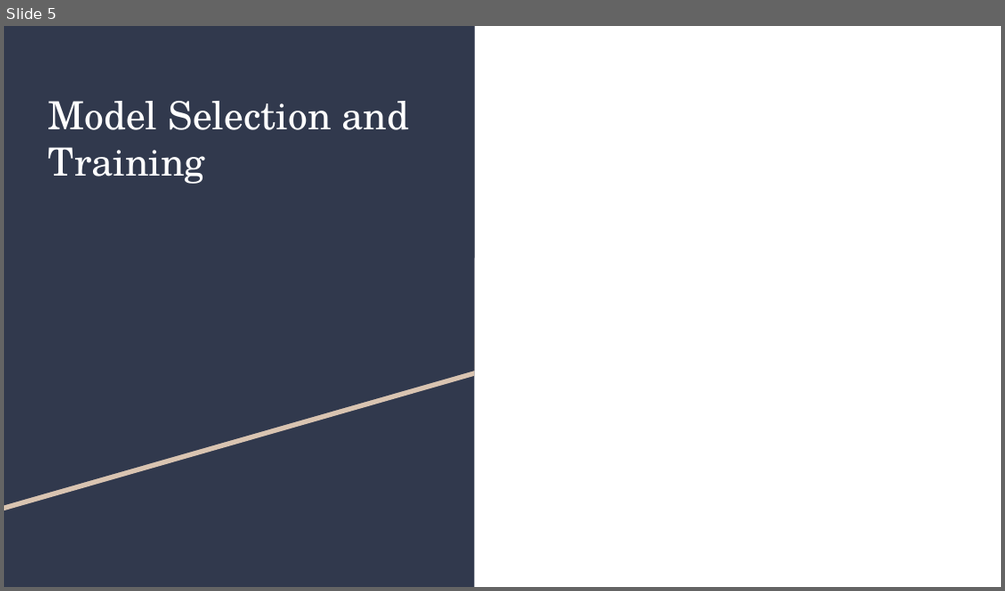
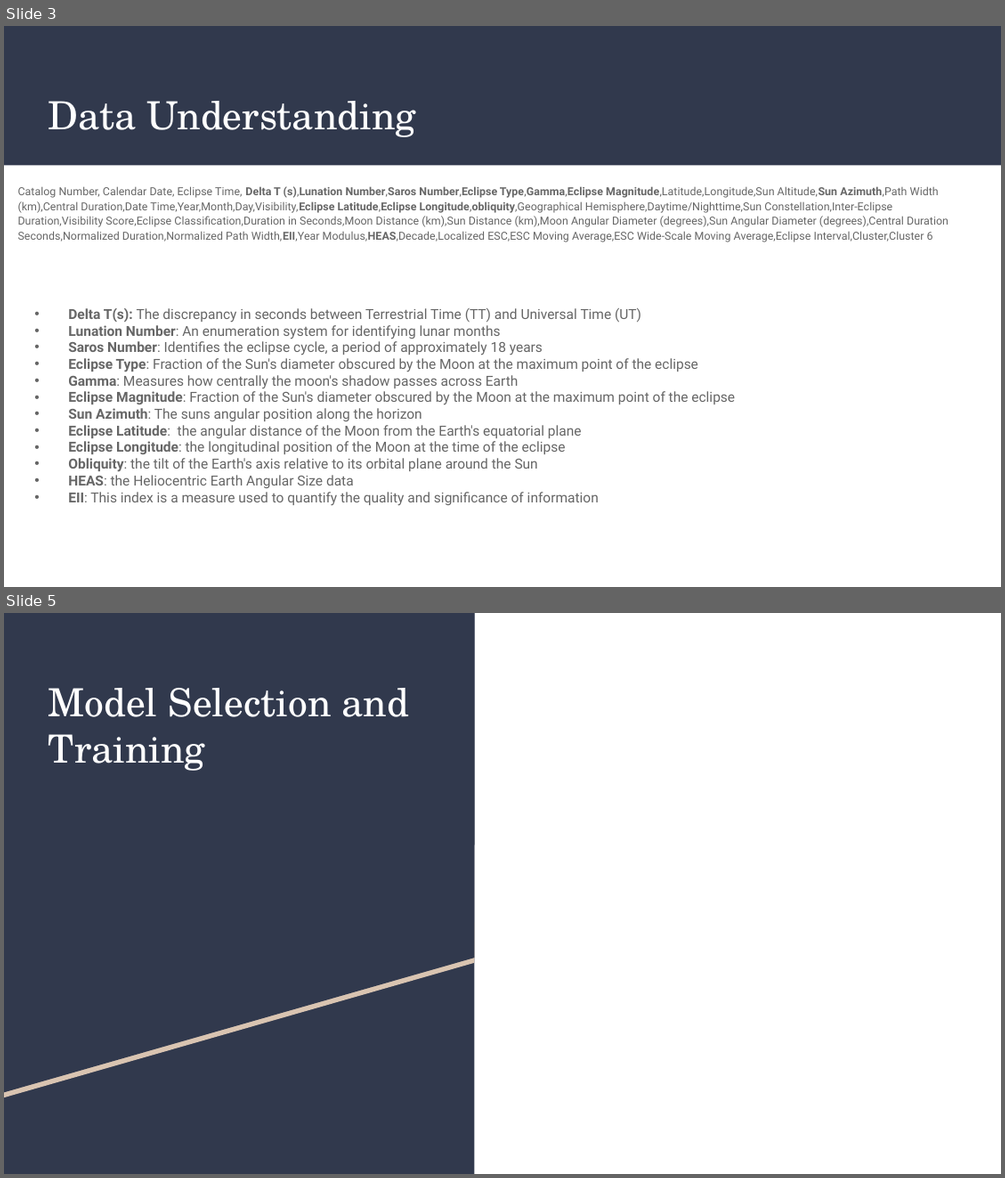
Before and after one commit to dylondark/aml-project3, a slide deck: AML Project 3.pptx. Shown one above the other, each under a label of ours: slide 5 before the commit, slides 3 and 5 after it; the slides between them are not shown. The pictures are 1005x591 and 1005x1178 pixels, drawn with LibreOffice and Linux fonts; fonts in the diff are those of the drawing. Boxes give left, top, right and bottom in pixels: in the first picture for what was removed or moved away, otherwise in the second. Text is boxed around its words. In the diff, an @@ line names an element or a change of style, - is before the commit and + after.

Commit message:
Fill out data understanding and feature engineering slides

```diff
--- a/AML Project 3.pptx
+++ b/AML Project 3.pptx
@@ slide 3 added at (x1=4, y1=26, x2=1001, y2=587), background #FFFFFF @@
@@ rectangle added at (x1=4, y1=26, x2=1001, y2=166), fill #31394D @@
@@ title added at (x1=48, y1=101, x2=416, y2=137), 28 pt, text #FFFFFF @@
+Data Understanding
@@ text added at (x1=18, y1=186, x2=948, y2=242), 8 pt, text #666666 @@
+Catalog Number, Calendar Date, Eclipse Time, Delta T (s),Lunation Number,Saros Number,Eclipse Type,Gamma,Eclipse Magnitude,Latitude,Longitude,Sun Altitude,Sun Azimuth,Path Width (km),Central Duration,Date Time,Year,Month,Day,Visibility,Eclipse Latitude,Eclipse Longitude,obliquity,Geographical Hemisphere,Daytime/Nighttime,Sun Constellation,Inter-Eclipse Duration,Visibility Score,Eclipse Classification,Duration in Seconds,Moon Distance (km),Sun Distance (km),Moon Angular Diameter (degrees),Sun Angular Diameter (degrees),Central Duration Seconds,Normalized Duration,Normalized Path Width,EII,Year Modulus,HEAS,Decade,Localized ESC,ESC Moving Average,ESC Wide-Scale Moving Average,Eclipse Interval,Cluster,Cluster 6
@@ text added at (x1=68, y1=308, x2=735, y2=506), 10 pt, text #666666 @@
+• Delta T(s): The discrepancy in seconds between Terrestrial Time (TT) and Universal Time (UT)
+• Lunation Number: An enumeration system for identifying lunar months
+• Saros Number: Identifies the eclipse cycle, a period of approximately 18 years
+• Eclipse Type: Fraction of the Sun's diameter obscured by the Moon at the maximum point of the eclipse
+• Gamma: Measures how centrally the moon's shadow passes across Earth
+• Eclipse Magnitude: Fraction of the Sun's diameter obscured by the Moon at the maximum point of the eclipse
+• Sun Azimuth: The suns angular position along the horizon
+• Eclipse Latitude: the angular distance of the Moon from the Earth's equatorial plane
+• Eclipse Longitude: the longitudinal position of the Moon at the time of the eclipse
+• Obliquity: the tilt of the Earth's axis relative to its orbital plane around the Sun
+• HEAS: the Heliocentric Earth Angular Size data
+• EII: This index is a measure used to quantify the quality and significance of information
```
Also in this commit, not shown: 1 other slide added, 2 slides removed.
